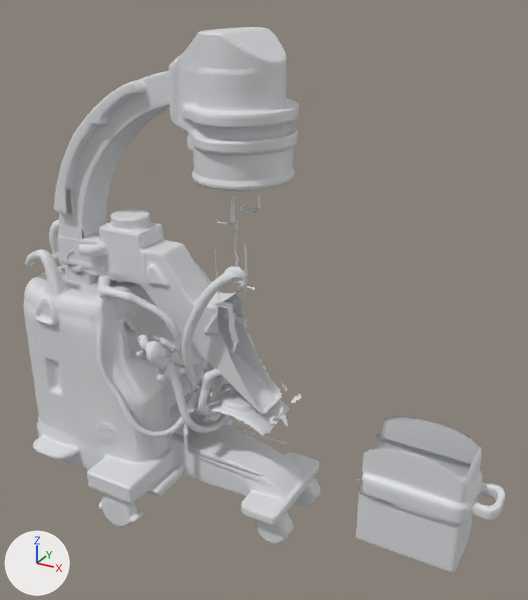
One commit to the glTF model apps/web/public/models/rigs/oec_rig.glb: the scene before it, then after it.
Camera for both pictures: a 50 mm camera at (1.2, -2.06, 1.0) aimed at (0.04, 0.06, -0.06). The axes (+X, +Y, +Z) are drawn at lower left. The lights are the same throughout. The first picture is the older version. Vertices at exactly the same position are counted once.

In view in the first picture: 'body', 'carm'.
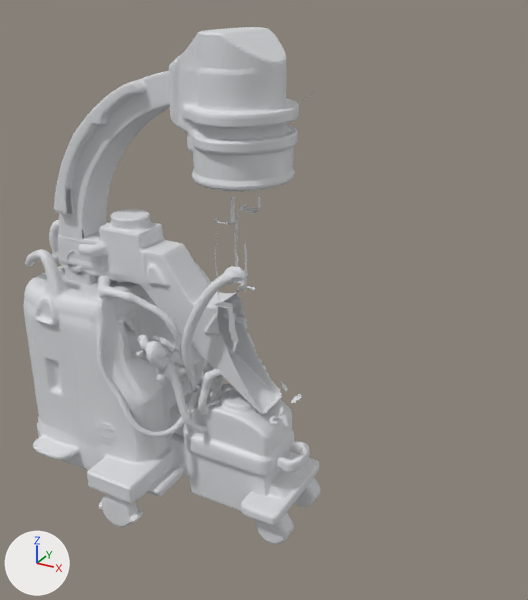
Changed parts and their boxes [x1, y1, x2, y2] in the pictures (528 x 600 px):
'body', reshaped (38% narrower)
    before: [23, 91, 505, 572]
    after: [23, 91, 320, 544]
'carm', reshaped (8% taller)
    before: [54, 27, 299, 477]
    after: [54, 27, 310, 511]
part 1 of me_body, deleted
    before: [356, 416, 505, 572]
part 2 of me_carm, built on
    before: [192, 401, 287, 433]
    after: [187, 401, 310, 511]

The change, as a diff of the scene's bpy script:
```diff
--- a/apps/web/public/models/rigs/oec_rig.glb.py
+++ b/apps/web/public/models/rigs/oec_rig.glb.py
@@ me_body @@
 # used by ob_body; location = (0.0, 0.0, 0.0)
-me_body.from_pydata(...)  # 18736 vertices, 37029 faces; spans x -1.0..0.96, y -0.37..0.4, z -0.97..0.74
+me_body.from_pydata(...)  # 17741 vertices, 35163 faces; spans x -1.0..0.31, y -0.37..0.4, z -0.97..0.74
+# me_body part 1: the loose piece of 992 vertices spanning x 0.47..0.96, y -0.11..0.15, z -0.85..-0.41 is deleted
+# other edits to the shape of me_body do not show in these pictures
 me_body.materials.append(mat_defaultmaterial)
@@ me_carm @@
 # used by ob_carm; location = (0.0, 0.0, 0.0)
-me_carm.from_pydata(...)  # 6711 vertices, 12983 faces; spans x -0.81..0.17, y -0.18..0.22, z -0.71..0.85
+me_carm.from_pydata(...)  # 7582 vertices, 14849 faces; spans x -0.81..0.24, y -0.18..0.22, z -0.92..0.85
+# me_carm part 2: 8 vertices moved within x -0.18..0.09, y -0.09..0.12, z -0.52..-0.49; 871 vertices added at x -0.24..0.24, y -0.11..0.15, z -0.92..-0.48
 me_carm.materials.append(mat_defaultmaterial_001)
```
